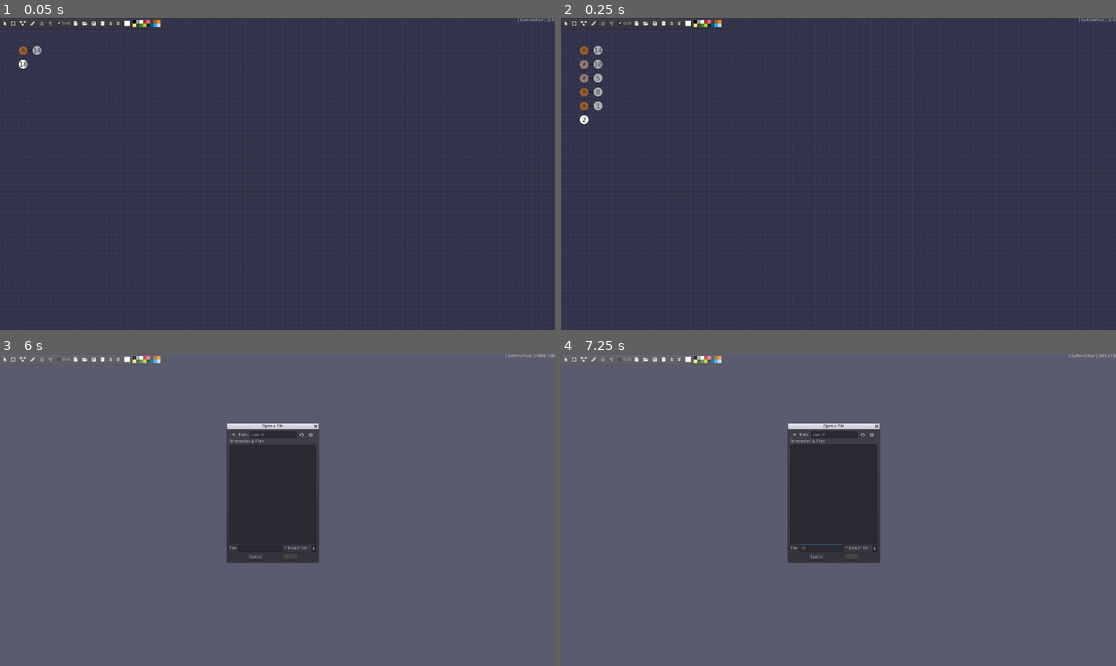
Above: before the commit, frames 1-4 (two rows, left to right).
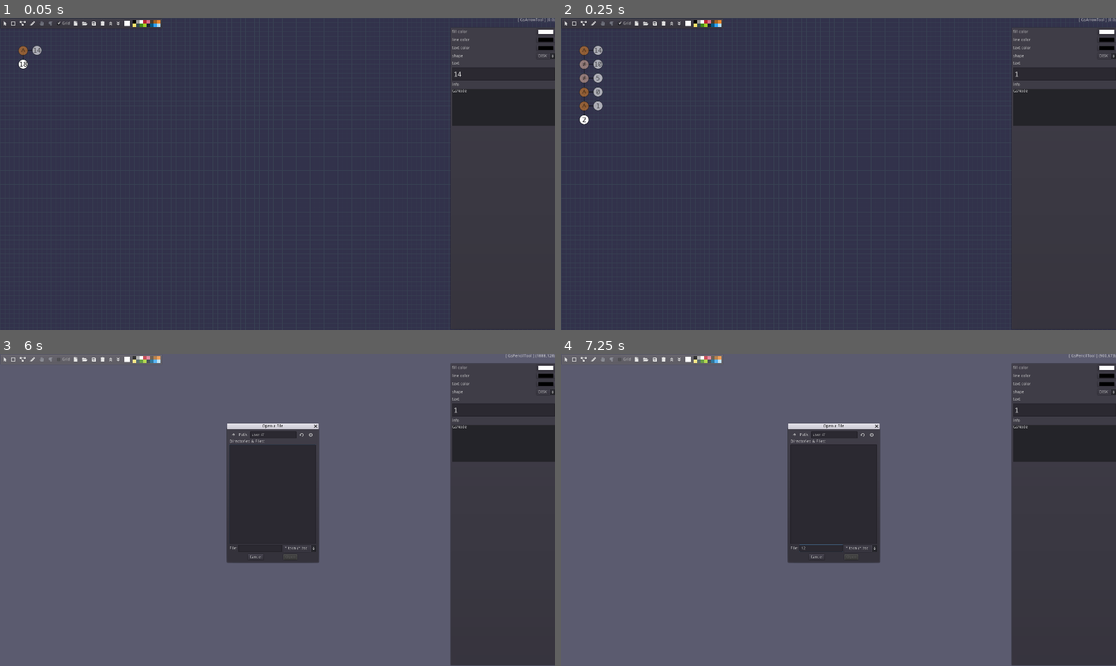
Above: after the commit, the same moments.

Repository: tangentstorm/fnarbmlyx
Game: Godot game, scene res://gslib/GsApp.tscn
Same seed, same stepped clock (60 frames per second), same inputs: the game is played once before the commit and once after it.
Inputs (mouse positions are in pixels of both pictures, inside the frame that each line leads up to):
- Up to frame 1 (0.05 s): no input
- Up to frame 2 (0.25 s): no input
- Up to frame 3 (6 s): click (543, 391) at 0.5 s, where only the run after the commit has a clickable "DISK"; click "" at 1.25 s; click "" at 2 s; click "" at 2.75 s; click "" at 3.5 s; click "Grid" at 4.25 s; click "" at 5 s; click "" at 5.75 s
- Up to frame 4 (7.25 s): click (821, 547) at 6.52 s; type "12" at 6.6 s

The runs differ from the first frame. In frame 1, 3.2% of the frame differs, in the area x 81-100%, y 3-35%; in frame 2, 3.2%; in frame 3, 18%, in the area x 81-100%, y 2-100%; in frame 4, 18%.

Commit message:
buggy CMD.DUPLICATE, add inspector to help debug

Diff:
--- a/gslib/GsApp.gd
+++ b/gslib/GsApp.gd
@@ -34,6 +34,8 @@
 		var padding = SELECTANGLE_PADDING if nodes.size() > 1 else Vector2.ZERO
 		s.rect_position = xy0 - padding; s.rect_size = (xy1 - xy0) + 2 * padding
 		_set_fill_color(fill, true, false)
+	if nodes.size() == 1:
+		$inspector.set_item(nodes[0])
 
 func _input(e):
 	if e is InputEventMouse and not ignore_mouse:
@@ -125,14 +127,48 @@
 
 
 ## context menu
-enum CMD { DELETE, GROUP, UNGROUP, ARRANGE_ROW, ARRANGE_COL }
-const CMDS = ['Delete', 'Group', 'Ungroup', 'Row', 'Column']
+enum CMD { DELETE, DUPLICATE, GROUP, UNGROUP, ARRANGE_ROW, ARRANGE_COL }
+const CMDS = ['Delete', 'Duplicate', 'Group', 'Ungroup', 'Row', 'Column']
 
 func _on_context_menu_id_pressed(id):
 	match id:
 		CMD.DELETE: _on_delete_pressed()
+		CMD.DUPLICATE: cmd_duplicate()
 		CMD.GROUP: cmd_group()
 		CMD.UNGROUP: cmd_ungroup()
+
+const SHIFT = 16 * Vector2.ONE
+func cmd_duplicate():
+	var o2n = {}; var n2o = {}; var newsel = []
+	for o in selection:
+		var n = o.clone(); newsel.append(n); n.set_name('n_' + o.get_name())
+		if n is GsEdge:
+			n.src_path=''; n.dst_path=''; n.src = null; n.dst = null
+			n.color = Color.red
+		if n is GsNode:
+			n.edge_refs = []; n.edges = []
+		$sketch.add_child(n); n.set_owner($sketch)
+		o2n[o.get_name()] = n; n2o[n.get_name()] = o
+
+	# it duplicates the connections so remove old connections to new edges
+	for o in selection:
+		if o is GsNode:
+			for e in o.edges:
+				if e and n2o.has(e.get_name()):
+					o.rm_edge(n2o[e.get_name()])
+
+#	for e in newsel:
+#		if e is GsEdge:
+#			if e.src and map.has(e.src.get_name()):
+#				e.start += SHIFT
+#				e.src.rm_edge(map[e.get_name()])
+#				print('rm_edge:', e.src.get_name(), '->', map[e.get_name()].get_name())
+#				n = map[e.src.get_name()]; n.add_edge(e); e.src = n
+#			if e.dst and map.has(e.dst.get_name()):
+#				print('rm_edge:', e.dst.get_name(), '->', map[e.get_name()].get_name())
+#				n = map[e.dst.get_name()]; n.add_edge(e); e.dst = n
+
+	self.selection = newsel
 
 func cmd_group():
 	if selection.size():
--- a/gslib/GsApp.tscn
+++ b/gslib/GsApp.tscn
@@ -7,7 +7,7 @@
 [ext_resource path="res://gslib/GsMouse.gd" type="Script" id=5]
 [ext_resource path="res://gslib/tools/GsArrowTool.gd" type="Script" id=6]
 [ext_resource path="res://gslib/GsSelection.gd" type="Script" id=7]
-[ext_resource path="res://gslib/GsApp.gd" type="Script" id=8]
+[ext_resource path="res://gslib/tools/GsInspector.gd" type="Script" id=8]
 [ext_resource path="res://gslib/tools/GsMouseToolButton.gd" type="Script" id=9]
 [ext_resource path="res://gslib/GsHandle.gd" type="Script" id=10]
 [ext_resource path="res://fonts/fa-regular-font.tres" type="DynamicFont" id=11]
@@ -17,6 +17,8 @@
 [ext_resource path="res://gslib/GsIndexedImage.gd" type="Script" id=15]
 [ext_resource path="res://gslib/scripts/gs-rnd-ast.gd" type="Script" id=16]
 [ext_resource path="res://gslib/GsGroup.gd" type="Script" id=17]
+[ext_resource path="res://gslib/GsApp.gd" type="Script" id=18]
+[ext_resource path="res://fonts/noto-font.tres" type="DynamicFont" id=19]
 
 [sub_resource type="ButtonGroup" id=1]
 
@@ -25,12 +27,11 @@
 anchor_bottom = 1.0
 mouse_filter = 2
 color = Color( 0.2, 0.2, 0.298039, 1 )
-script = ExtResource( 8 )
+script = ExtResource( 18 )
 __meta__ = {
 "_edit_lock_": true,
 "_edit_use_anchors_": false
 }
-current_fill_color = Color( 0.866667, 0.8, 0.6, 1 )
 
 [node name="grid" type="Control" parent="."]
 anchor_right = 1.0
@@ -405,7 +406,7 @@
 script = ExtResource( 16 )
 
 [node name="Timer" type="Timer" parent="script"]
-wait_time = 0.01
+wait_time = 0.001
 autostart = true
 
 [node name="context_menu" type="PopupMenu" parent="."]
@@ -427,6 +428,146 @@
 anchor_bottom = 1.0
 color = Color( 0.129412, 0.364706, 0.764706, 0.552941 )
 script = ExtResource( 13 )
+__meta__ = {
+"_edit_use_anchors_": false
+}
+
+[node name="inspector" type="PanelContainer" parent="."]
+anchor_left = 1.0
+anchor_right = 1.0
+anchor_bottom = 1.0
+margin_left = -363.0
+margin_top = 31.0
+margin_right = 7.0
+margin_bottom = -1.0
+script = ExtResource( 8 )
+__meta__ = {
+"_edit_use_anchors_": false
+}
+
+[node name="vbox" type="VBoxContainer" parent="inspector"]
+margin_left = 7.0
+margin_top = 7.0
+margin_right = 438.0
+margin_bottom = 1041.0
+custom_constants/separation = 8
+
+[node name="fill_color" type="HBoxContainer" parent="inspector/vbox"]
+margin_right = 431.0
+margin_bottom = 20.0
+
+[node name="Label" type="Label" parent="inspector/vbox/fill_color"]
+margin_top = 3.0
+margin_right = 363.0
+margin_bottom = 17.0
+size_flags_horizontal = 3
+text = "fill color"
+
+[node name="ColorPickerButton" type="ColorPickerButton" parent="inspector/vbox/fill_color"]
+margin_left = 367.0
+margin_right = 431.0
+margin_bottom = 20.0
+rect_min_size = Vector2( 64, 0 )
+__meta__ = {
+"_edit_use_anchors_": false
+}
+
+[node name="line_color" type="HBoxContainer" parent="inspector/vbox"]
+margin_top = 28.0
+margin_right = 431.0
+margin_bottom = 48.0
+
+[node name="Label" type="Label" parent="inspector/vbox/line_color"]
+margin_top = 3.0
+margin_right = 363.0
+margin_bottom = 17.0
+size_flags_horizontal = 3
+text = "line color"
+
+[node name="ColorPickerButton" type="ColorPickerButton" parent="inspector/vbox/line_color"]
+margin_left = 367.0
+margin_right = 431.0
+margin_bottom = 20.0
+rect_min_size = Vector2( 64, 0 )
+__meta__ = {
+"_edit_use_anchors_": false
+}
+
+[node name="text_color" type="HBoxContainer" parent="inspector/vbox"]
+margin_top = 56.0
+margin_right = 431.0
+margin_bottom = 76.0
+
+[node name="Label" type="Label" parent="inspector/vbox/text_color"]
+margin_top = 3.0
+margin_right = 363.0
+margin_bottom = 17.0
+size_flags_horizontal = 3
+text = "text color"
+
+[node name="ColorPickerButton" type="ColorPickerButton" parent="inspector/vbox/text_color"]
+margin_left = 367.0
+margin_right = 431.0
+margin_bottom = 20.0
+rect_min_size = Vector2( 64, 0 )
+__meta__ = {
+"_edit_use_anchors_": false
+}
+
+[node name="shape" type="HBoxContainer" parent="inspector/vbox"]
+margin_top = 84.0
+margin_right = 431.0
+margin_bottom = 104.0
+
+[node name="Label" type="Label" parent="inspector/vbox/shape"]
+margin_top = 3.0
+margin_right = 363.0
+margin_bottom = 17.0
+size_flags_horizontal = 3
+text = "shape"
+
+[node name="shape_picker" type="OptionButton" parent="inspector/vbox/shape"]
+margin_left = 367.0
+margin_right = 431.0
+margin_bottom = 20.0
+rect_min_size = Vector2( 64, 0 )
+text = "DISK"
+items = [ "DISK", null, false, 0, null, "RECT", null, false, 1, null ]
+selected = 0
+
+[node name="lbl_text" type="Label" parent="inspector/vbox"]
+margin_top = 112.0
+margin_right = 431.0
+margin_bottom = 126.0
+text = "text	"
+
+[node name="text" type="LineEdit" parent="inspector/vbox"]
+margin_top = 134.0
+margin_right = 431.0
+margin_bottom = 178.0
+size_flags_horizontal = 3
+custom_fonts/font = ExtResource( 19 )
+__meta__ = {
+"_edit_use_anchors_": false
+}
+
+[node name="lbl_info" type="Label" parent="inspector/vbox"]
+margin_top = 186.0
+margin_right = 431.0
+margin_bottom = 200.0
+text = "info	"
+
+[node name="info" type="Panel" parent="inspector/vbox"]
+margin_top = 208.0
+margin_right = 431.0
+margin_bottom = 336.0
+rect_min_size = Vector2( 0, 128 )
+size_flags_horizontal = 3
+
+[node name="label" type="RichTextLabel" parent="inspector/vbox/info"]
+anchor_right = 1.0
+anchor_bottom = 1.0
+bbcode_enabled = true
 __meta__ = {
 "_edit_use_anchors_": false
 }
@@ -450,3 +591,10 @@
 [connection signal="id_pressed" from="context_menu" to="." method="_on_context_menu_id_pressed"]
 [connection signal="index_pressed" from="context_menu" to="." method="_on_context_menu_index_pressed"]
 [connection signal="popup_hide" from="context_menu" to="." method="_on_context_menu_popup_hide"]
+[connection signal="mouse_entered" from="inspector" to="inspector" method="_on_inspector_mouse_entered"]
+[connection signal="mouse_exited" from="inspector" to="inspector" method="_on_inspector_mouse_exited"]
+[connection signal="color_changed" from="inspector/vbox/fill_color/ColorPickerButton" to="inspector" method="_on_fill_color_changed"]
+[connection signal="color_changed" from="inspector/vbox/line_color/ColorPickerButton" to="inspector" method="_on_line_color_changed"]
+[connection signal="color_changed" from="inspector/vbox/text_color/ColorPickerButton" to="inspector" method="_on_text_color_changed"]
+[connection signal="item_selected" from="inspector/vbox/shape/shape_picker" to="inspector" method="_on_shape_picker_item_selected"]
+[connection signal="text_changed" from="inspector/vbox/text" to="inspector" method="_on_text_changed"]
--- a/gslib/GsBase.gd
+++ b/gslib/GsBase.gd
@@ -1,9 +1,20 @@
 class_name GsBase extends Control
+func get_class_name(): return 'GsBase'
 
 export var draggable : bool = true setget set_draggable
 export var selected : bool = false setget set_selected
+onready var _cloning : bool = false
 
 signal moved(node, dxy)
+
+func clone()->Node:
+	_cloning = true
+	var copy = self._clone()
+	_cloning = false
+	return copy
+
+func _clone()->Node:
+	return .duplicate()
 
 func _enter_tree():
 	mouse_filter = Control.MOUSE_FILTER_PASS
@@ -38,3 +49,6 @@
 
 func _click(xy):
 	GsLib.app.selection = [self]
+
+func get_info():
+	return get_class_name()
--- a/gslib/GsEdge.gd
+++ b/gslib/GsEdge.gd
@@ -11,21 +11,31 @@
 onready var src = null if src_path == '' else get_node(src_path) setget _set_src
 onready var dst = null if dst_path == '' else get_node(dst_path) setget _set_dst
 
+func _clone()->Node:
+	var c = .duplicate(0)
+	for slot in get_property_list():
+		var k = slot['name']
+		if not k in ['src', 'dst', 'src_path', 'dst_path']:
+			c.set(k, get(k))
+	return c
+
 func _set_src_path(v):
 	src_path = v
-	if v != '': src = get_node(v)
+	if is_inside_tree():
+		src = null if v == '' else get_node(v)
 
 func _set_dst_path(v):
-	dst_path = v;
-	if v != '': dst = get_node(v)
+	dst_path = v
+	if is_inside_tree():
+		dst = null if v == '' else get_node(v)
 
 func _set_src(v):
 	src = v
-	if v != null: src_path = v.get_path()
+	src_path = '' if v == null else v.get_path()
 
 func _set_dst(v):
 	dst = v
-	if v != null: dst_path = v.get_path()
+	dst_path = '' if v == null else v.get_path()
 
 func _on_node_moved():
 	var a = src.link_point(0)
--- a/gslib/GsHandle.gd
+++ b/gslib/GsHandle.gd
@@ -24,17 +24,14 @@
 	# opposite direction to compensate.
 	# Since the handle is a child of the selection, we
 	# have to tell the mouse to update our offset.
-	var m = _get_mouse()
 	var p = get_parent()
 	var name = get_name()
 	if name.begins_with('N'):
-		m.offset.y -= dxy.y
 		_dxy(dxy.y * Vector2.DOWN)
 		_dwh(dxy.y * Vector2.UP)
 	elif name.begins_with('S'):
 		_dwh(dxy.y * Vector2.DOWN)
 	if name.ends_with('W'):
-		m.offset.x -= dxy.x
 		_dxy(dxy.x * Vector2.RIGHT)
 		_dwh(dxy.x * Vector2.LEFT)
 	elif name.ends_with('E'):
--- a/gslib/GsNode.gd
+++ b/gslib/GsNode.gd
@@ -12,6 +12,14 @@
 export var font : Font = NOTO setget _set_font
 export (Array, NodePath) var edge_refs : Array setget _set_edge_refs
 var edges : Array # Array[GsEdge]
+
+func _clone():
+	var c = .duplicate(0)
+	for slot in get_property_list():
+		var k = slot['name']
+		if not k in ['edges', 'edge_refs']:
+			c.set(k, get(k))
+	return c
 
 func _ready():
 	self.draggable = true
@@ -33,11 +41,11 @@
 
 func _set_text(v):
 	text = v
-	if text == '': rect_min_size = Vector2.ZERO
+	if text == '': rect_min_size = Vector2.ONE * 32
 	else:
 		var size = font.get_string_size(text)
-		rect_min_size.x = max(rect_min_size.x, size.x)
-		rect_min_size.y = max(rect_min_size.y, size.y)
+		rect_min_size.x = max(32, size.x)
+		rect_min_size.y = max(32, size.y)
 	update()
 
 func _clear_edges():
@@ -46,7 +54,8 @@
 func _set_edge_refs(vs):
 	# wait until all nodes are loaded before attempting to
 	# re-establish connections (else it may fail when re-loading a graph)
-	call_deferred('_set_edge_refs_deferred', vs)
+	if not _cloning:
+		call_deferred('_set_edge_refs_deferred', vs)
 
 func _set_edge_refs_deferred(vs):
 	if is_inside_tree():
@@ -56,7 +65,16 @@
 
 func add_edge(e):
 	edge_refs.append(e.get_path()); edges.append(e)
+	print("CONNECT: ", self.get_name(), " -> ", e.get_name())
 	connect("item_rect_changed", e, '_on_node_moved')
+
+func rm_edge(e):
+	print('rm_edge:', e)
+	var ix = edges.find(e)
+	if ix > -1:
+		edges.remove(ix); edge_refs.remove(ix)
+		print("DISCONNECT: ", self.get_name(), " -> ", e.get_name())
+		disconnect("item_rect_changed", e, '_on_node_moved')
 
 func add_edge_ref(ref):
 	add_edge(get_node(ref))
--- /dev/null
+++ b/gslib/tools/GsInspector.gd
@@ -0,0 +1,37 @@
+extends PanelContainer
+
+var o : GsBase = null setget set_item
+
+func set_item(x: GsNode):
+	o = x
+	if o != null:
+		$vbox/fill_color/ColorPickerButton.color = o.fill_color
+		$vbox/line_color/ColorPickerButton.color = o.line_color
+		$vbox/text_color/ColorPickerButton.color = o.text_color
+		$vbox/shape/shape_picker.selected = o.shape
+		$vbox/text.text = o.text
+		$vbox/info/label.bbcode_text = o.get_info()
+
+
+func _on_text_color_changed(color):
+	if o!=null: o.text_color = color
+
+func _on_fill_color_changed(color):
+	if o!=null: o.fill_color = color
+
+func _on_line_color_changed(color):
+	if o!=null: o.line_color = color
+
+func _on_text_changed(new_text):
+	if o!=null: o.text = new_text
+
+func _on_shape_picker_item_selected(index):
+	if o!=null: o.shape = index
+
+
+
+func _on_inspector_mouse_entered():
+	GsLib.app.ignore_mouse += 1
+
+func _on_inspector_mouse_exited():
+	GsLib.app.ignore_mouse -= 1
Not shown: 1 places in gslib/GsApp.tscn that only renumber resources
